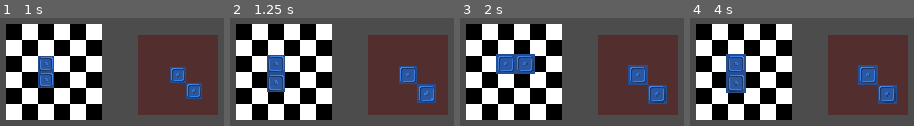
Above: before the commit, frames 1-4 (left to right).
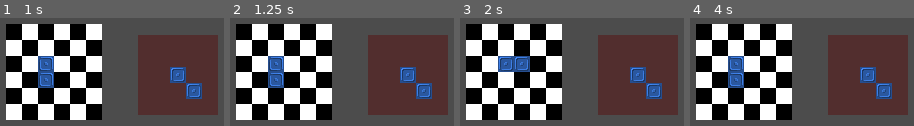
Above: after the commit, the same moments.

Repository: Mathiouza/ArcadeRhythm
Game: Godot game, scene res://Scenes/Terrain.tscn
The game is run twice, just before and just after one commit, with the same random seed, the same clock (stepped at 60 frames per second) and the same inputs. The project has no main scene, so this scene is started directly.
Inputs:
- Up to frame 1 (1 s): tap Enter at 0.5 s; tap R (0red1) at 0.6 s
- Up to frame 2 (1.25 s): no input
- Up to frame 3 (2 s): tap F (0red2) at 1.35 s
- Up to frame 4 (4 s): tap R (0red1) at 2.1, 3.6 s; tap Space at 2.75 s; tap F (0red2) at 2.85 s

Frame 1 is identical in both runs. In frame 2, 3.9% of the frame differs, in the area x 16-92%, y 34-79%; in frame 3, 4.8%, in the area x 16-93%, y 33-80%; in frame 4, 4.8%.

Commit message:
Adds pulsation on pieces

Diff:
--- a/Scripts/Piece.gd
+++ b/Scripts/Piece.gd
@@ -9,21 +9,12 @@
 
 var squares = []
 
-var time = 0
-
 var rot = 0
 var x = 0
 var y = 0
 
 func _ready():
 	generate_squares()
-
-func _process(delta):
-	time += delta
-
-	if time >= 0.4:
-		time -= 0.4
-		pulsate()
 
 func generate_squares():
 	rotation = rot*PI/2
--- a/Scripts/Terrain.gd
+++ b/Scripts/Terrain.gd
@@ -190,6 +190,8 @@
 func pulsate():
 	on_beat = true
 	$Timer.start()
+	if current_piece != null:
+		current_piece.pulsate()
 
 func _on_Timer_timeout():
 	on_beat = false
